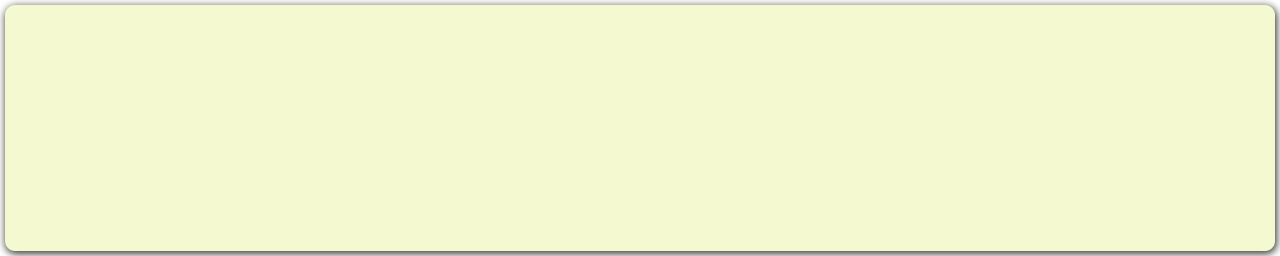
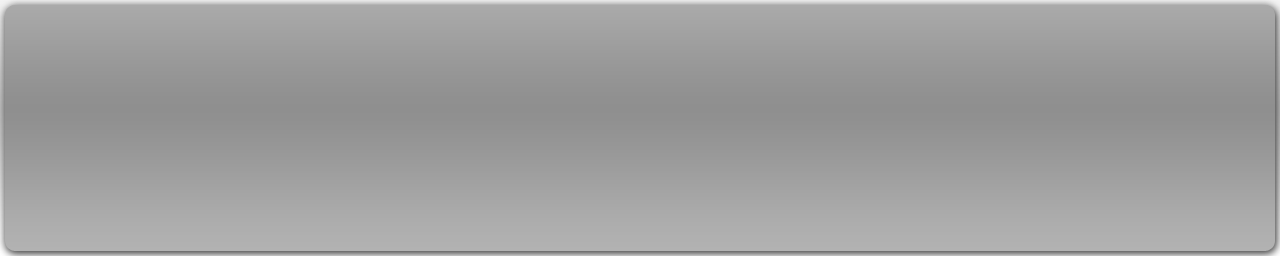
Before/after of a 1280px x 256px layered artwork. What changed in the layer stack:
added layer "Layer 1" (34%) above "Rounded Rectangle 2" over [0, 0, 1280, 251]
painted on "Rounded Rectangle 2", unmasked it over [5, 5, 1275, 251]
